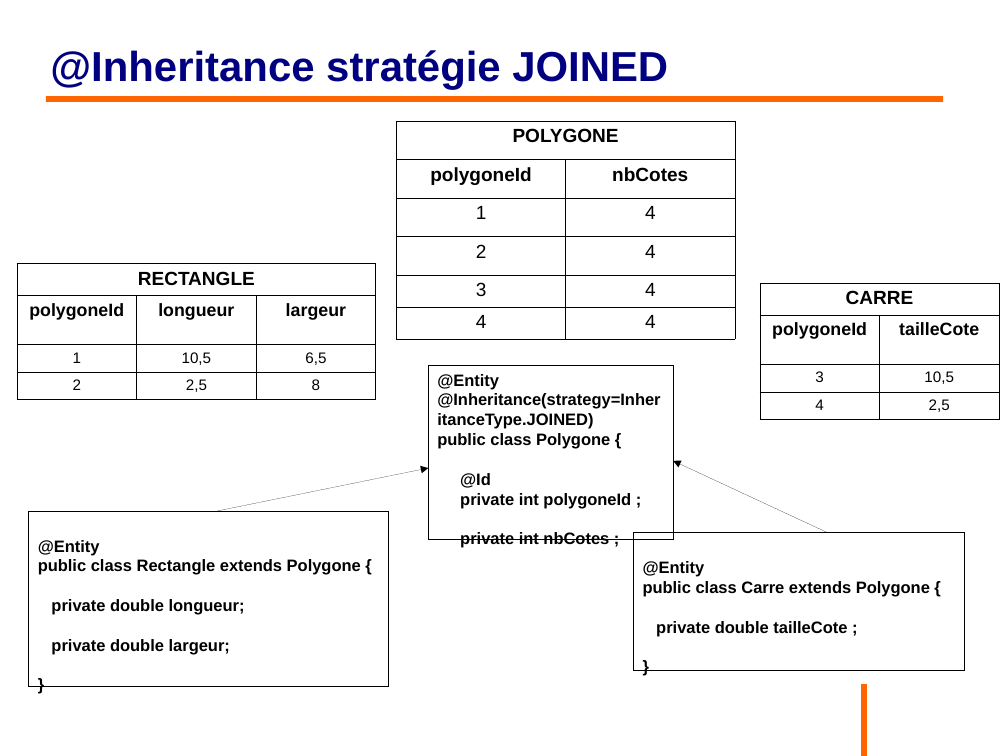
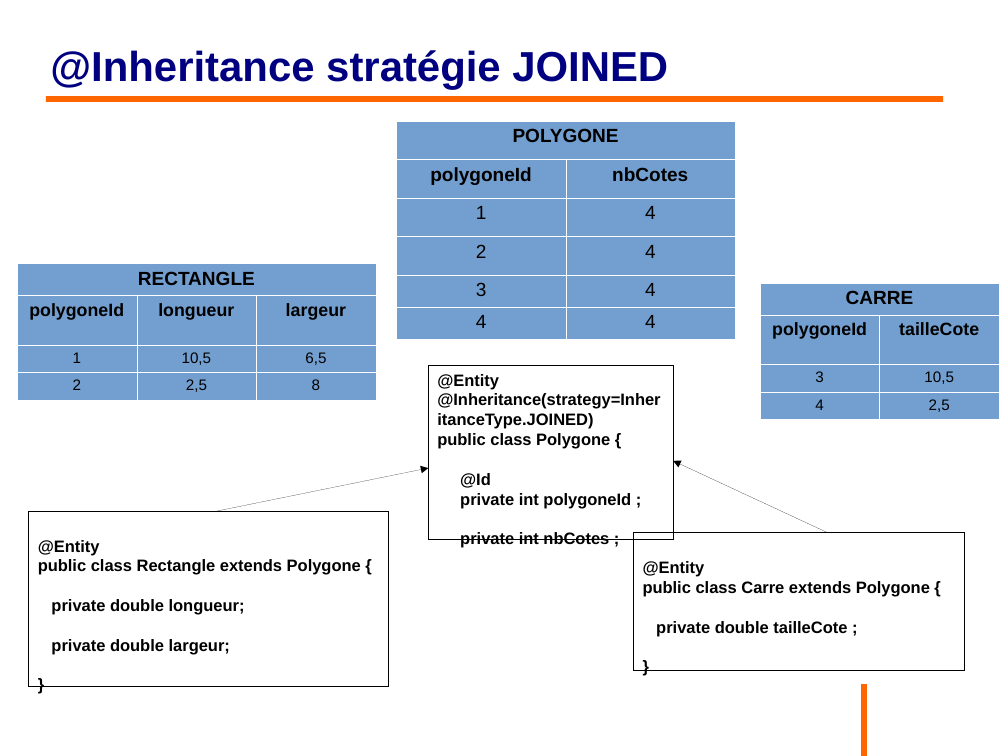
Before and after one commit to philphils/formation-hibernate-basique, a slide deck: slide 65 of Documentation/diapo_formation_hibernate.odp. Drawn at 1008x756 pixels with LibreOffice and Linux fonts; fonts in the diff are those of the drawing; background and template pictures are left out. Boxes give left, top, right and bottom in pixels: in the first picture for what was removed or moved away, otherwise in the second. Text is boxed around its words. In the diff, an @@ line names an element or a change of style, - is before the commit and + after.

```diff
--- a/Documentation/diapo_formation_hibernate.odp
+++ b/Documentation/diapo_formation_hibernate.odp
@@ table at bbox=[397, 121, 735, 332] @@
@@ fill none to #729FCF in 11 cells @@
@@ borders changed @@
@@ table at bbox=[17, 263, 377, 396] @@
@@ fill none to #729FCF in 10 cells @@
@@ borders changed @@
@@ table at bbox=[760, 284, 1000, 416] @@
@@ fill none to #729FCF in 7 cells @@
@@ borders changed @@
```
Also in this commit, not shown: 21 other slides changed.
